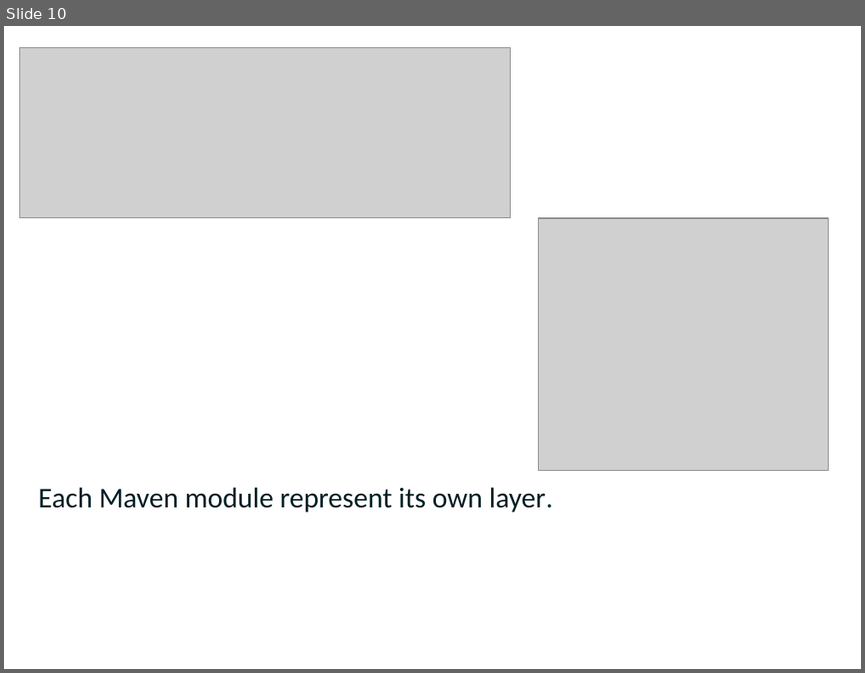
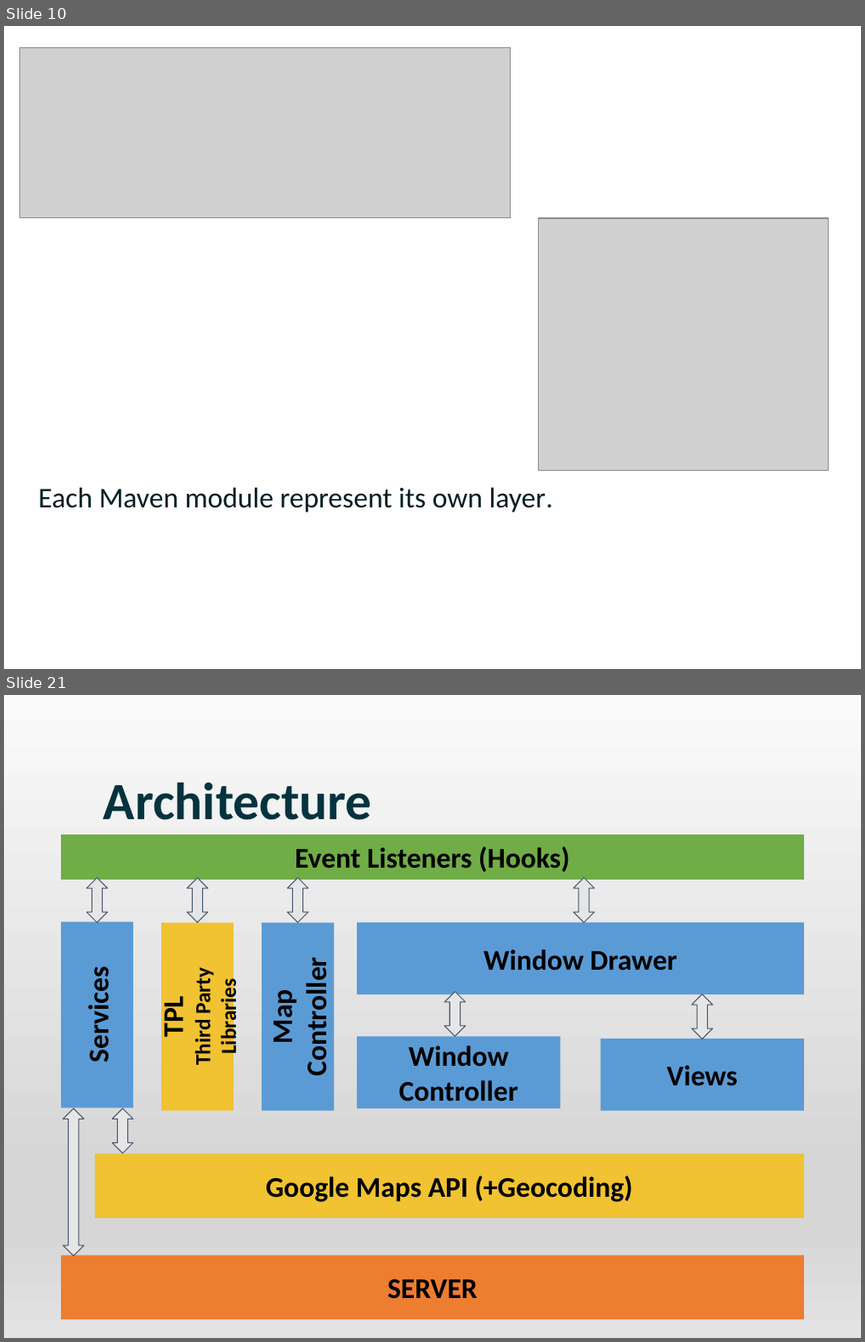
Before and after one commit to DmitriyLy/travel_portal, a slide deck: docs/Travel Portal.pptx. Shown one above the other, each under a label of ours: slide 10 before the commit, slides 10 and 21 after it; the slides between them are not shown. The pictures are 865x673 and 865x1342 pixels, drawn with LibreOffice and Linux fonts; fonts in the diff are those of the drawing; grey boxes stand for pictures. Boxes give left, top, right and bottom in pixels: in the first picture for what was removed or moved away, otherwise in the second. Text is boxed around its words. In the diff, an @@ line names an element or a change of style, - is before the commit and + after.

```diff
--- a/docs/Travel Portal.pptx
+++ b/docs/Travel Portal.pptx
@@ slide 21 added at (4, 695, 861, 1338), background #FFFFFF @@
@@ rectangle added at (4, 695, 861, 1338), fill gradient #FAFAFA to #D6D6D6 to #E3E3E3 @@
@@ text added at (103, 782, 372, 820), 44 pt, text #04333E, bold @@
+Architecture
@@ rectangle added at (62, 834, 804, 879), fill #70AD47, 24 pt, text #000000, bold @@
+Event Listeners (Hooks)
@@ up down arrow added at (86, 878, 107, 922), fill #E7E6E6, outline #44546A 0.75 pt @@
@@ up down arrow added at (188, 878, 208, 922), fill #E7E6E6, outline #44546A 0.75 pt @@
@@ up down arrow added at (288, 878, 308, 922), fill #E7E6E6, outline #44546A 0.75 pt @@
@@ up down arrow added at (573, 878, 594, 922), fill #E7E6E6, outline #44546A 0.75 pt @@
@@ rectangle added at (61, 922, 133, 1107), fill #5B9BD5, 24 pt, text #000000, bold @@
+Services
@@ rectangle added at (161, 923, 234, 1110), fill #F1C232, 18 pt, text #000000, bold @@
+TPL
+Third Party Libraries
@@ rectangle added at (262, 923, 334, 1110), fill #5B9BD5, 24 pt, text #000000, bold @@
+Map Controller
@@ rectangle added at (357, 922, 804, 994), fill #5B9BD5, 24 pt, text #000000, bold @@
+Window Drawer
@@ up down arrow added at (444, 992, 465, 1036), fill #E7E6E6, outline #44546A 0.75 pt @@
@@ up down arrow added at (692, 994, 713, 1038), fill #E7E6E6, outline #44546A 0.75 pt @@
@@ rectangle added at (357, 1036, 560, 1108), fill #5B9BD5, 24 pt, text #000000, bold @@
+Window Controller
@@ rectangle added at (601, 1038, 803, 1111), fill #5B9BD5, 24 pt, text #000000, bold @@
+Views
@@ up down arrow added at (64, 1108, 84, 1255), fill #E7E6E6, outline #44546A 0.75 pt @@
@@ up down arrow added at (112, 1108, 132, 1152), fill #E7E6E6, outline #44546A 0.75 pt @@
@@ rectangle added at (95, 1153, 803, 1218), fill #F1C232, 24 pt, text #000000, bold @@
+Google Maps API (+Geocoding)
@@ rectangle added at (62, 1254, 804, 1319), fill #ED7D31, 24 pt, text #000000, bold @@
+SERVER
```
Also in this commit, not shown: 8 slides changed, 16 other slides added, 15 slides removed.
